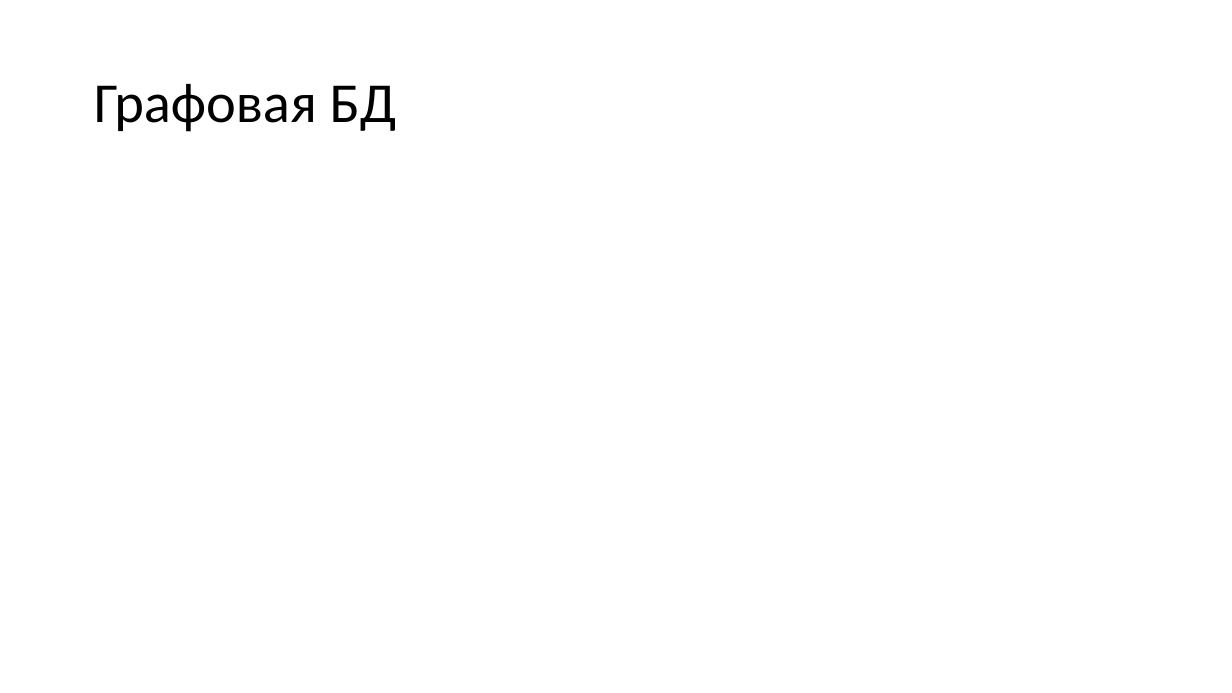
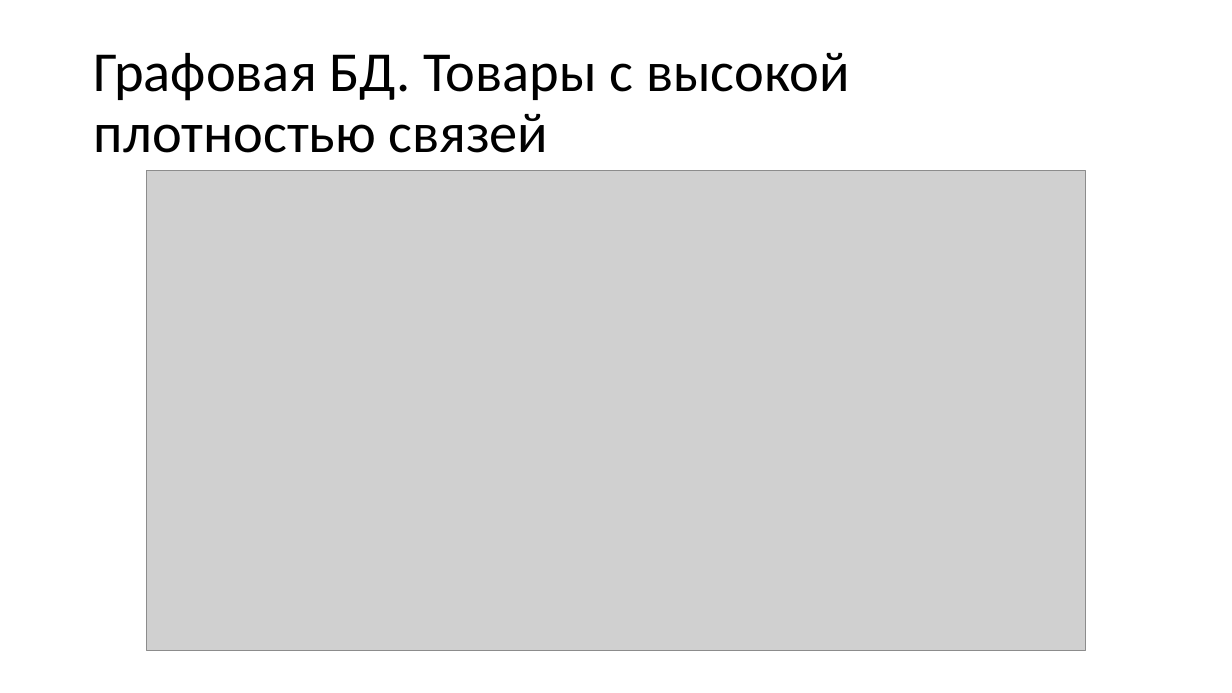
Before and after one commit to RubanZ/TenderHack_md, a slide deck: slide 4 of presentation.pptx (slide 5 before the commit). Drawn at 1232x693 pixels with LibreOffice and Linux fonts; fonts in the diff are those of the drawing; grey boxes stand for pictures. Boxes give left, top, right and bottom in pixels: in the first picture for what was removed or moved away, otherwise in the second. Text is boxed around its words. In the diff, an @@ line names an element or a change of style, - is before the commit and + after.

```diff
--- a/presentation.pptx
+++ b/presentation.pptx
@@ title at [94,53,850,153]: text changed @@
-Графовая БД
+Графовая БД. Товары с высокой плотностью связей
@@ picture added at [146,171,1086,651] @@
```
Also in this commit, not shown: 1 other slide changed, 1 slide added, 1 slide removed.
